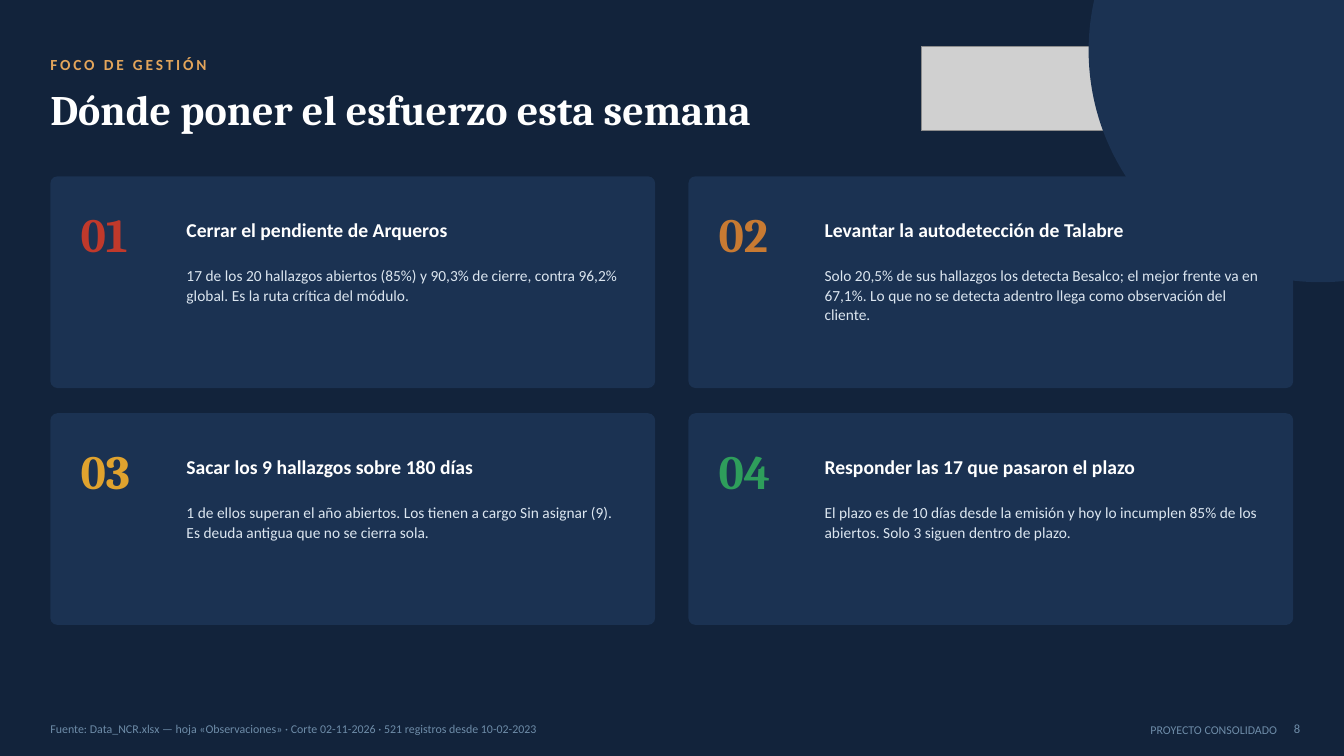
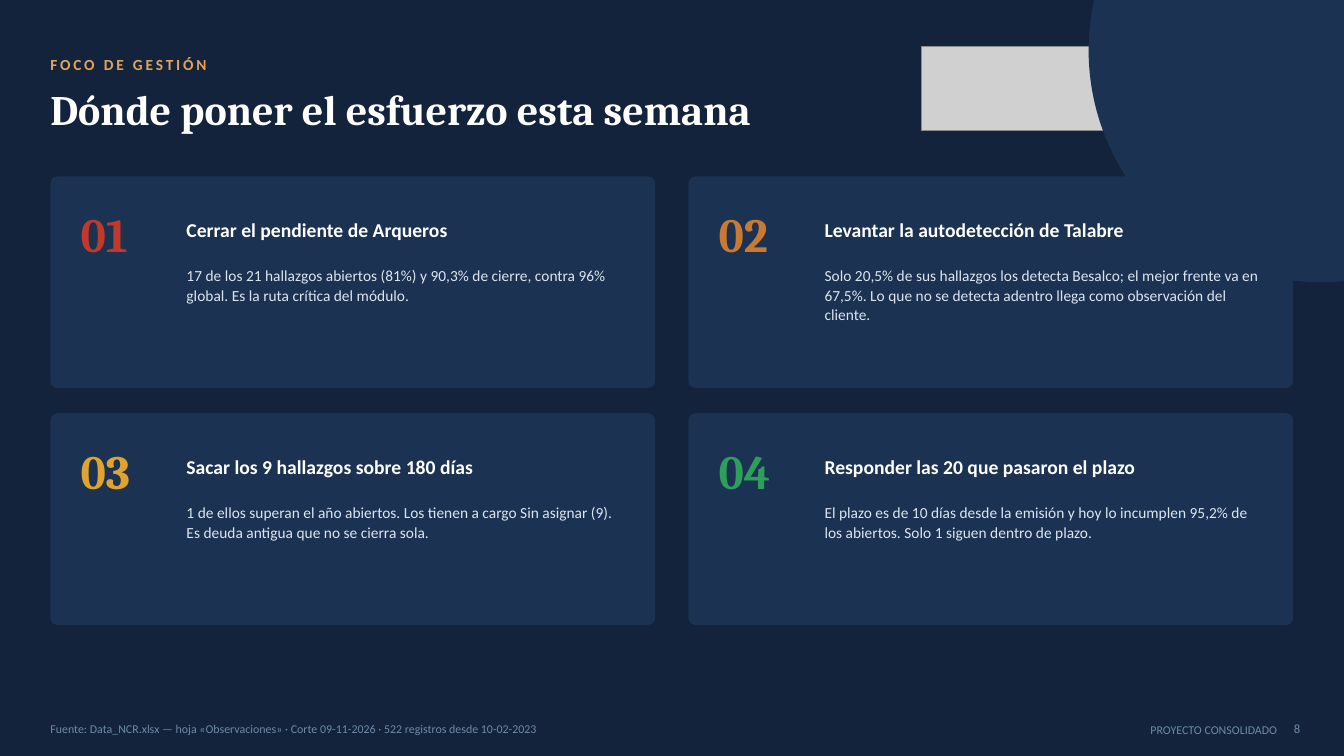
Before and after one commit to tdkvalex/Dashboard-HSEQ, a slide deck: slide 8 of modulo_nc/Panel_No_Conformidades.pptx. Drawn at 1344x756 pixels with LibreOffice and Linux fonts; fonts in the diff are those of the drawing; grey boxes stand for pictures. Boxes give left, top, right and bottom in pixels: in the first picture for what was removed or moved away, otherwise in the second. Text is boxed around its words. In the diff, an @@ line names an element or a change of style, - is before the commit and + after.

```diff
--- a/modulo_nc/Panel_No_Conformidades.pptx
+++ b/modulo_nc/Panel_No_Conformidades.pptx
@@ text at (x1=186, y1=270, x2=606, y2=304): text changed @@
-17 de los 20 hallazgos abiertos (85%) y 90,3% de cierre, contra 96,2% global. Es la ruta crítica del módulo.
+17 de los 21 hallazgos abiertos (81%) y 90,3% de cierre, contra 96% global. Es la ruta crítica del módulo.
@@ text at (x1=825, y1=270, x2=1258, y2=320): text changed @@
-Solo 20,5% de sus hallazgos los detecta Besalco; el mejor frente va en 67,1%. Lo que no se detecta adentro llega como observación del cliente.
+Solo 20,5% de sus hallazgos los detecta Besalco; el mejor frente va en 67,5%. Lo que no se detecta adentro llega como observación del cliente.
@@ text at (x1=825, y1=460, x2=1135, y2=477): text changed @@
-Responder las 17 que pasaron el plazo
+Responder las 20 que pasaron el plazo
@@ text at (x1=825, y1=507, x2=1247, y2=541): text changed @@
-El plazo es de 10 días desde la emisión y hoy lo incumplen 85% de los abiertos. Solo 3 siguen dentro de plazo.
+El plazo es de 10 días desde la emisión y hoy lo incumplen 95,2% de los abiertos. Solo 1 siguen dentro de plazo.
@@ text at (x1=50, y1=725, x2=537, y2=735): text changed @@
-Fuente: Data_NCR.xlsx — hoja «Observaciones» · Corte 02-11-2026 · 521 registros desde 10-02-2023
+Fuente: Data_NCR.xlsx — hoja «Observaciones» · Corte 09-11-2026 · 522 registros desde 10-02-2023
```
Also in this commit, not shown: 16 other slides changed, 3 other files.
